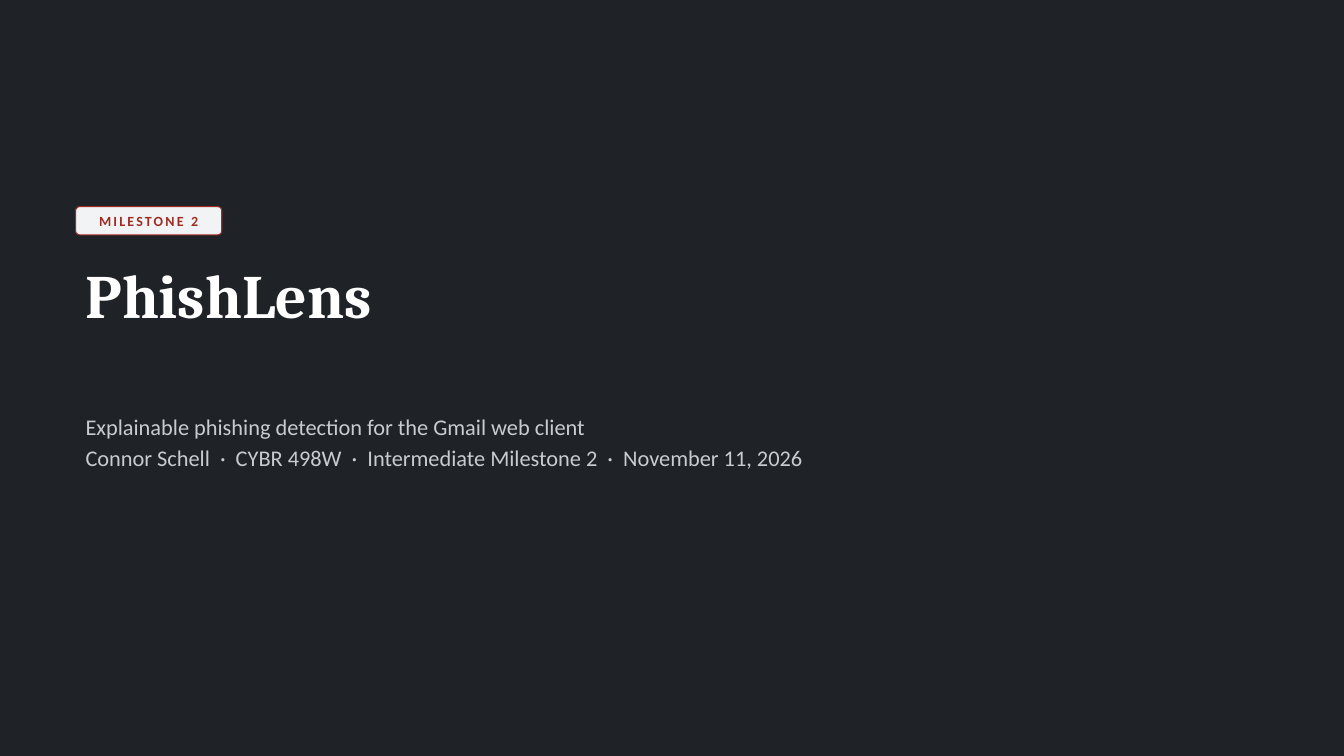
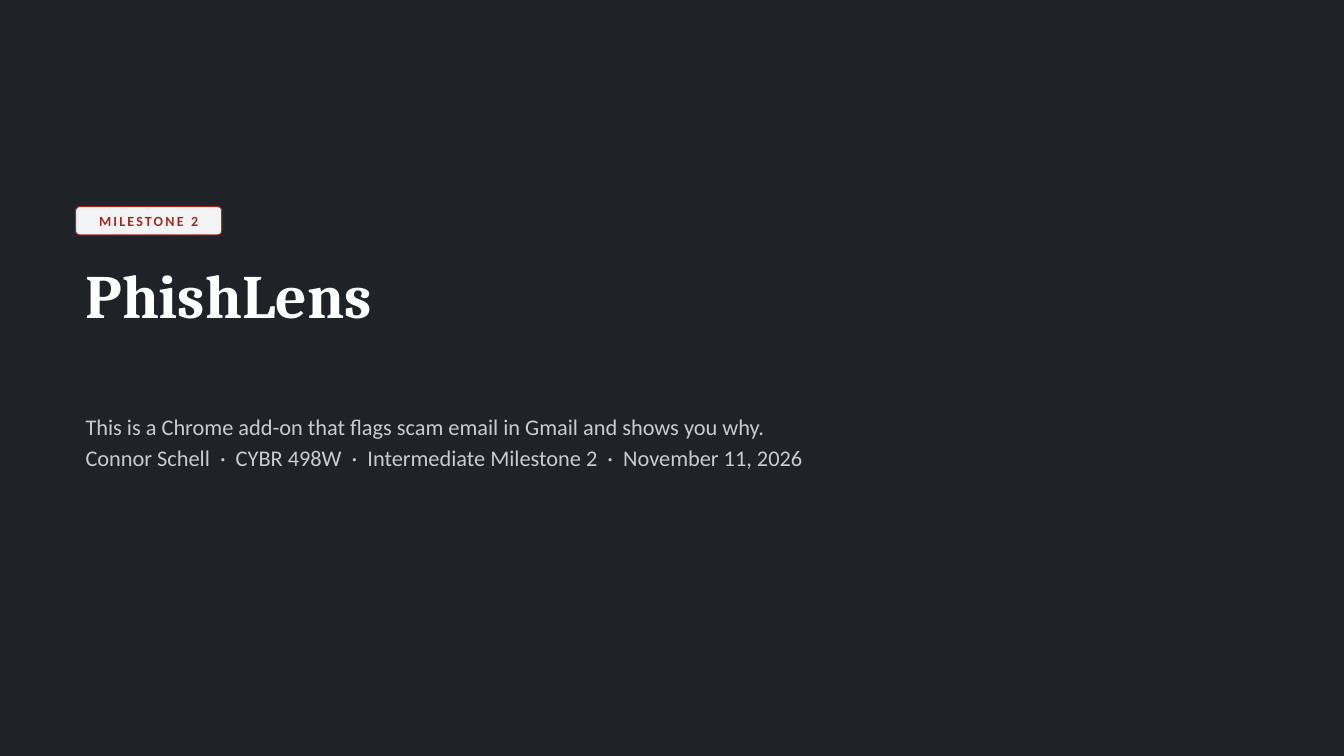
Before and after one commit to connorschell/PhishLens, a slide deck: slide 1 of 06_Deliverables/IM2_Presentation.pptx. Drawn at 1344x756 pixels with LibreOffice and Linux fonts; fonts in the diff are those of the drawing. Boxes give left, top, right and bottom in pixels: in the first picture for what was removed or moved away, otherwise in the second. Text is boxed around its words. In the diff, an @@ line names an element or a change of style, - is before the commit and + after.

```diff
--- a/06_Deliverables/IM2_Presentation.pptx
+++ b/06_Deliverables/IM2_Presentation.pptx
@@ text at [86,419,764,439]: text changed @@
-Explainable phishing detection for the Gmail web client
+This is a Chrome add-on that flags scam email in Gmail and shows you why.
```
Also in this commit, not shown: 8 other slides changed, 7 other files.
